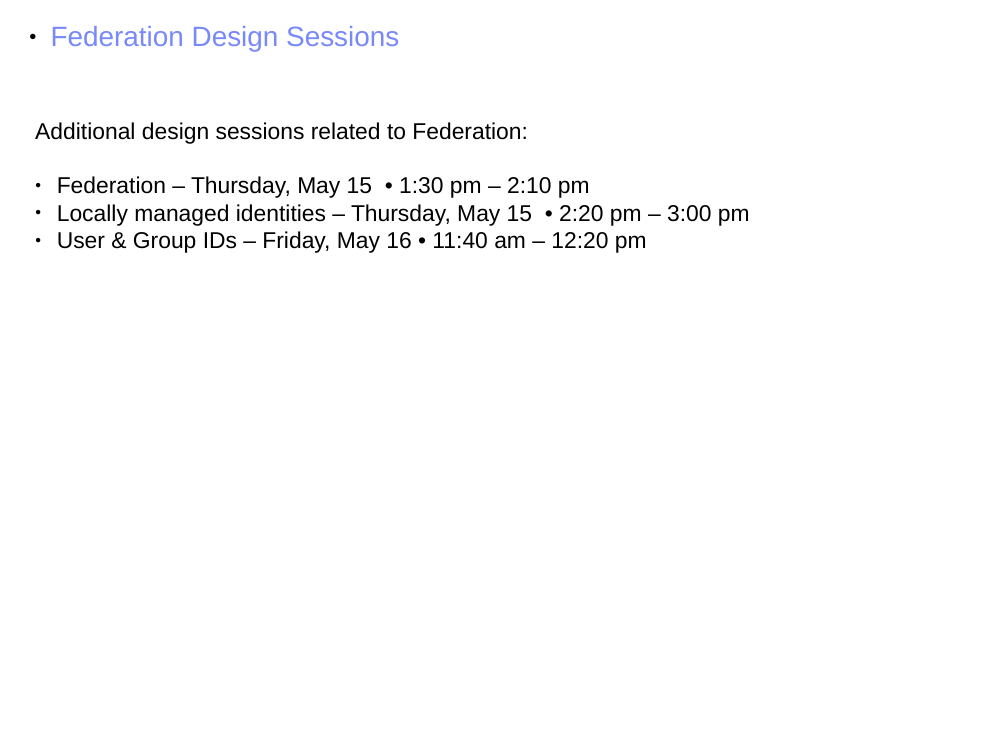
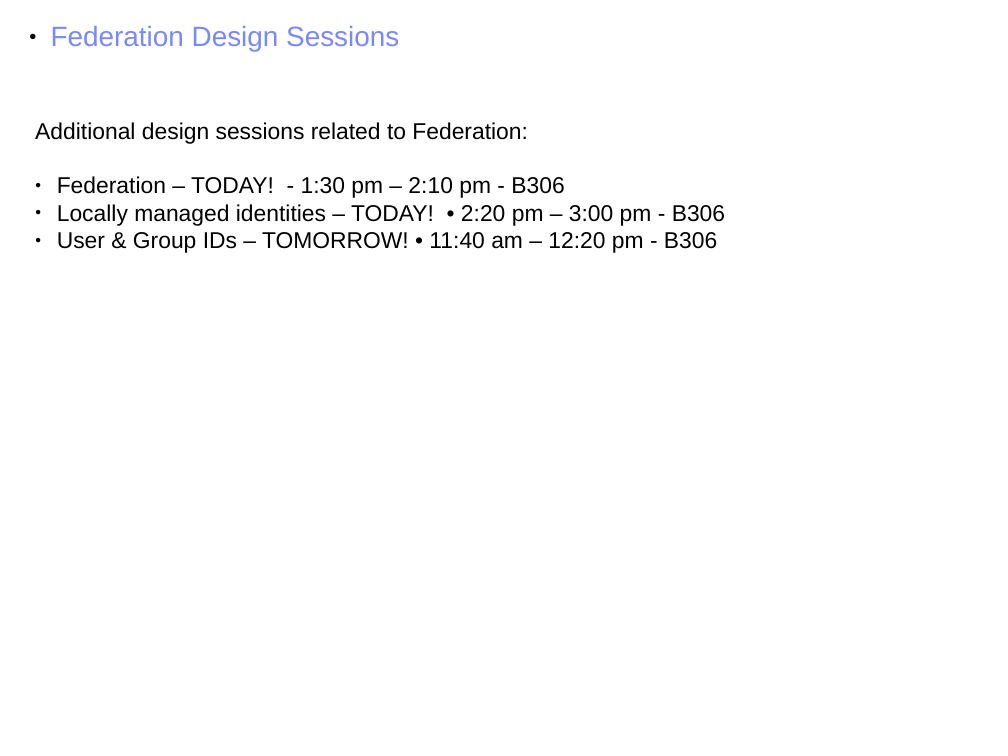
Before and after one commit to RackerWilliams/OpenStackFederation, a slide deck: slide 26 of os-federation-final.odp. Drawn at 1008x756 pixels with LibreOffice and Linux fonts; fonts in the diff are those of the drawing. Boxes give left, top, right and bottom in pixels: in the first picture for what was removed or moved away, otherwise in the second. Text is boxed around its words. In the diff, an @@ line names an element or a change of style, - is before the commit and + after.

Commit message:
updated session times

```diff
--- a/os-federation-final.odp
+++ b/os-federation-final.odp
@@ text at (x1=57, y1=176, x2=725, y2=253): text changed @@
-● Federation – Thursday, May 15 • 1:30 pm – 2:10 pm
-● Locally managed identities – Thursday, May 15 • 2:20 pm – 3:00 pm
-● User & Group IDs – Friday, May 16 • 11:40 am – 12:20 pm
+● Federation – TODAY! - 1:30 pm – 2:10 pm - B306
+● Locally managed identities – TODAY! • 2:20 pm – 3:00 pm - B306
+● User & Group IDs – TOMORROW! • 11:40 am – 12:20 pm - B306
```
